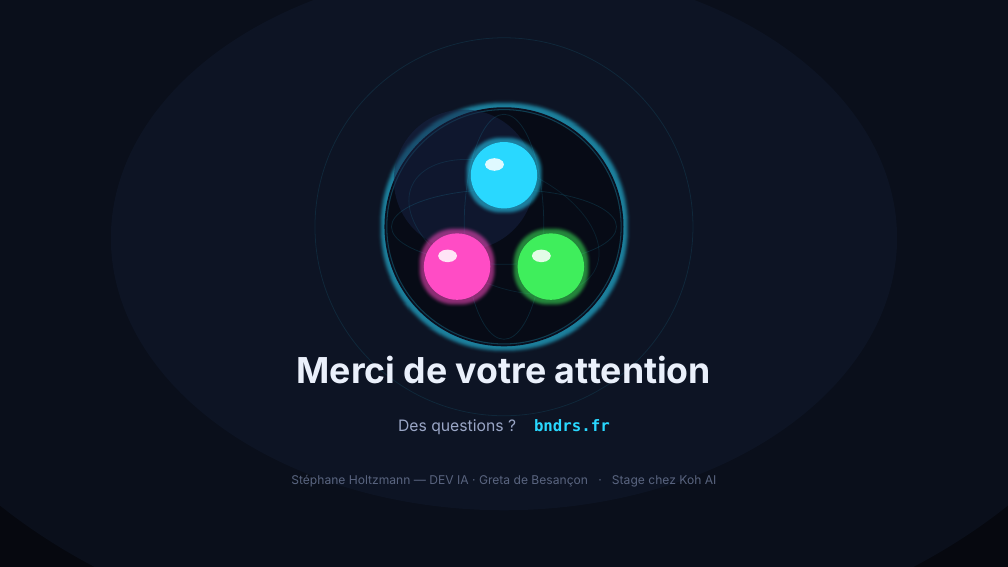
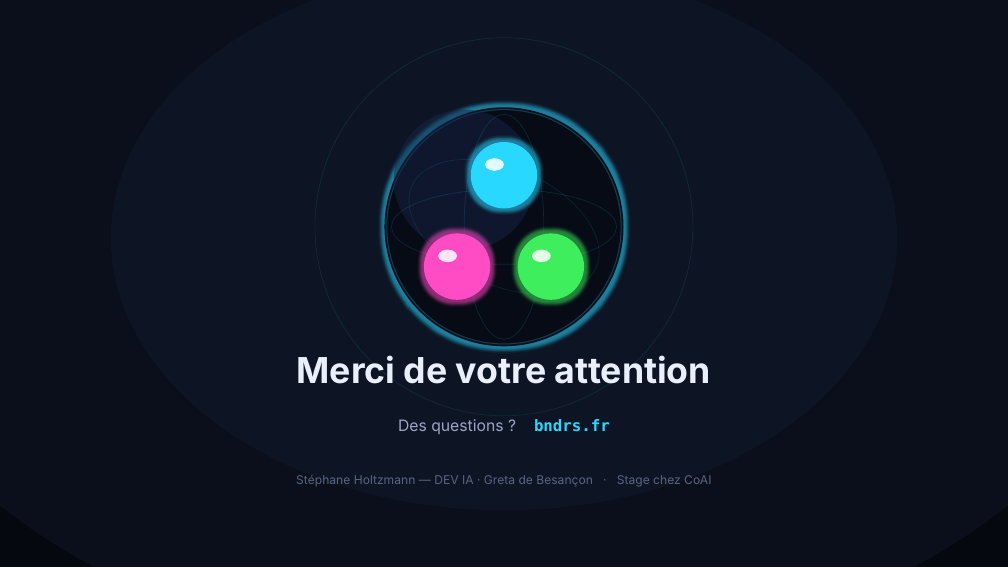
Before and after one commit to Dev-IA-P5-2027/stephane.holtzmann, a slide deck: slide 14 of Stage/BnDrS_Soutenance_stage.pptx. Drawn at 1008x567 pixels with LibreOffice and Linux fonts; fonts in the diff are those of the drawing. Boxes give left, top, right and bottom in pixels: in the first picture for what was removed or moved away, otherwise in the second. Text is boxed around its words. In the diff, an @@ line names an element or a change of style, - is before the commit and + after.

Commit message:
Correction noms presentation stage (CoAI, Ilias Baadji)

```diff
--- a/Stage/BnDrS_Soutenance_stage.pptx
+++ b/Stage/BnDrS_Soutenance_stage.pptx
@@ text at box(296, 475, 711, 487): text changed @@
-Stéphane Holtzmann — DEV IA · Greta de Besançon · Stage chez Koh AI
+Stéphane Holtzmann — DEV IA · Greta de Besançon · Stage chez CoAI
```
Also in this commit, not shown: 4 other slides changed.
